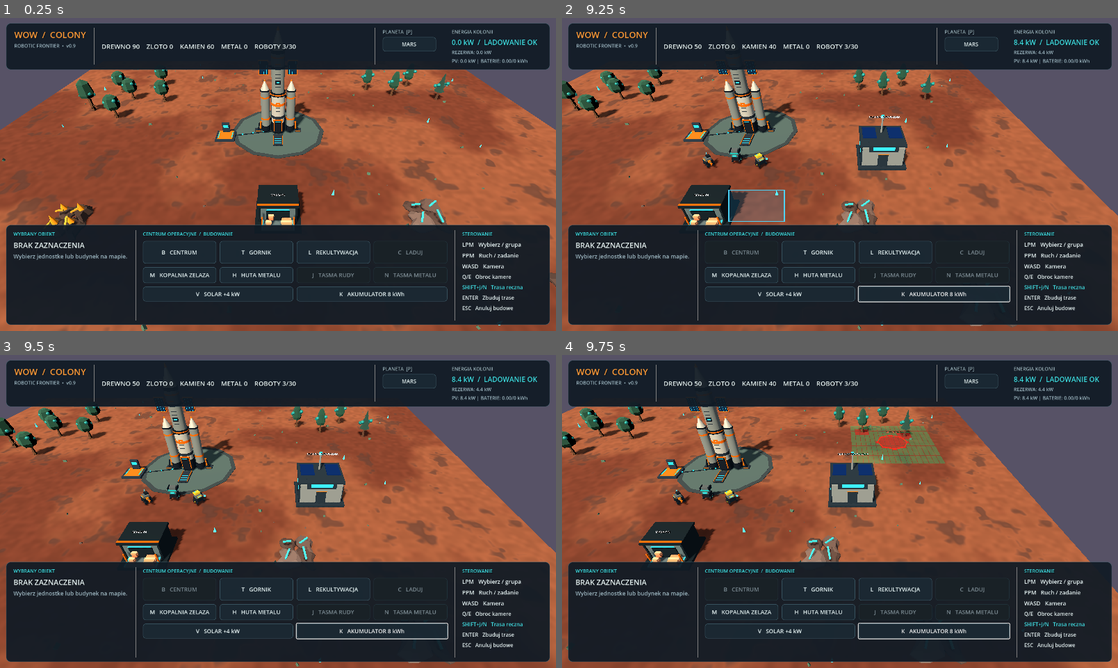
Above: before the commit, frames 1-4 (two rows, left to right).
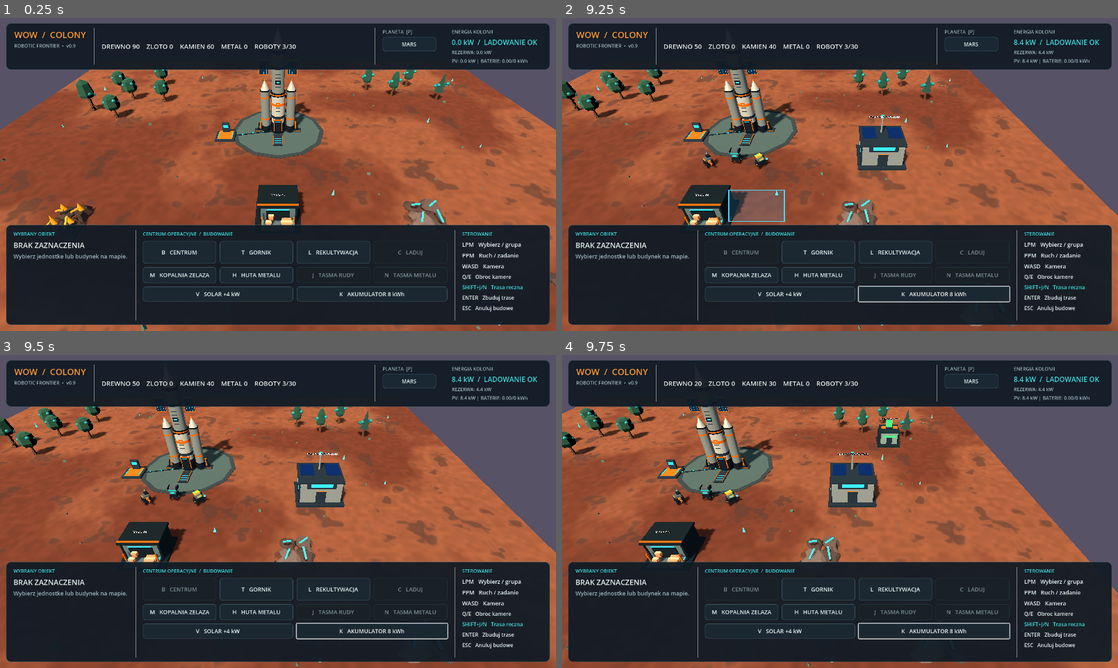
Above: after the commit, the same moments.

Repository: serafin1367/wow
Game: Godot game, scene res://scenes/main.tscn
Two runs of this game, one before a commit and one after it. Both use one fixed random seed, a clock stepped at 60 frames per second and the inputs below.
Inputs (mouse positions are in pixels of both pictures, inside the frame that each line leads up to):
- Up to frame 1 (0.25 s): no input
- Up to frame 2 (9.25 s): click "MARS" at 0.5 s; click "ZIEMIA" at 1.25 s; click "KEPLER" at 2 s; click "B CENTRUM" at 2.75 s; click "T GORNIK" at 3.5 s; click "L REKULTYWACJA" at 4.25 s; click "M KOPALNIA ZELAZA" at 5 s; click "H HUTA METALU" at 5.75 s; click "V SOLAR +4 kW" at 6.5 s; click "K AKUMULATOR 8 kWh" at 7.25 s; tap Enter at 8 s; move the mouse to (962, 158) at 8.02 s; hold D 8.03-8.75 s; tap B at 8.1 s; click (962, 158) at 8.17 s; drag from (728, 190) to (812, 237) at 8.77 s
- Up to frame 3 (9.5 s): no input
- Up to frame 4 (9.75 s): move the mouse to (895, 442) at 9.52 s; hold D from 9.53 s (still down); tap L at 9.6 s; click (895, 442) at 9.67 s

Frames 1-3 are identical in both runs. In frame 4, 1.6% of the frame differs, in the area x 23-69%, y 8-35%.

Commit message:
fix: forbid overlapping structures with one footprint rule for all construction modes

Diff:
--- a/scripts/main.gd
+++ b/scripts/main.gd
@@ -585,13 +585,10 @@
 
 
 func _try_place_mine(screen_position: Vector2) -> void:
-	var hit := _raycast(screen_position, 4)
-	if hit.is_empty() or hit["collider"].name != "IronOreDeposit":
-		_set_status("Kopalnie stawiamy bezposrednio na zlozu ZELAZA (nie zlota).")
-		return
-	var source = hit["collider"]
-	if source.remaining <= 0 or factory_mine != null:
-		_set_status("To zloze nie jest dostepne.")
+	var hit: Dictionary = _build_site_at_mouse(screen_position, "mine")
+	var source = _mine_resource()
+	if hit.is_empty() or source == null or not _can_place_structure_at(hit["site"], "mine"):
+		_set_status("Kopalnia wymaga wolnego zloza ZELAZA bez kolizji z innymi budynkami.")
 		return
 	if not _spend_resources(MINE_COST):
 		mine_build_mode = false
@@ -655,25 +652,7 @@
 
 
 func _is_smelter_site_clear(site: Vector3) -> bool:
-	if absf(site.x) > 42.0 or absf(site.z) > 42.0:
-		return false
-	if not navigation.is_circle_walkable(Vector2(site.x, site.z), SMELTER_RADIUS):
-		return false
-	if _ground_distance(site, DEPOT_POSITION) < SMELTER_RADIUS + DEPOT_BLOCK_RADIUS + 1.0:
-		return false
-	if _ground_distance(site, LANDER_POSITION) < SMELTER_RADIUS + 4.7:
-		return false
-	if _ground_distance(site, CHARGER_POSITION) < SMELTER_RADIUS + 2.4:
-		return false
-	if town_hall != null and _ground_distance(site, town_hall.global_position) < SMELTER_RADIUS + TOWN_HALL_RADIUS + 0.7:
-		return false
-	for building in foresters:
-		if _ground_distance(site, building.global_position) < SMELTER_RADIUS + FORESTER_RADIUS + 0.7:
-			return false
-	for worker in workers:
-		if _ground_distance(site, worker.global_position) < SMELTER_RADIUS + 0.9:
-			return false
-	return true
+	return _can_place_structure_at(site, "smelter")
 
 
 func _connect_power_node(node: Node3D) -> void:
@@ -732,14 +711,8 @@
 
 
 func _is_energy_site_clear(site: Vector3, radius: float) -> bool:
-	if absf(site.x) > 43.0 or absf(site.z) > 43.0:
-		return false
-	if not navigation.is_circle_walkable(Vector2(site.x, site.z), radius):
-		return false
-	for robot in workers:
-		if _ground_distance(site, robot.global_position) < radius + 1.2:
-			return false
-	return true
+	# Parametr radius zachowany dla kompatybilnosci ze starszym API.
+	return _can_place_structure_at(site, energy_build_kind)
 
 
 func _tick_battery_grid(delta: float) -> void:
@@ -1374,10 +1347,11 @@
 
 
 func _toggle_build_mode() -> void:
-	mine_build_mode = false
-	smelter_build_mode = false
-	if forester_build_mode:
-		forester_build_mode = false
+	var was_active: bool = build_mode
+	_cancel_build_modes()
+	if was_active:
+		_set_status("Anulowano budowe centrum.")
+		return
 	if town_hall != null:
 		_set_status("Centrum dowodzenia juz istnieje. Mozesz produkowac roboty.")
 		return
@@ -1417,24 +1391,7 @@
 
 
 func _is_build_site_clear(site: Vector3) -> bool:
-	if absf(site.x) > 42.0 or absf(site.z) > 42.0:
-		return false
-	if _ground_distance(site, DEPOT_POSITION) < TOWN_HALL_RADIUS + 4.0:
-		return false
-	for source in get_tree().get_nodes_in_group("resource_nodes"):
-		if (source.remaining > 0 or source.is_sapling) and _ground_distance(site, source.global_position) < TOWN_HALL_RADIUS + source.clearance_radius + 0.5:
-			return false
-	if _ground_distance(site, LANDER_POSITION) < TOWN_HALL_RADIUS + 4.5:
-		return false
-	if _ground_distance(site, CHARGER_POSITION) < TOWN_HALL_RADIUS + 3.0:
-		return false
-	for worker in workers:
-		if _ground_distance(site, worker.global_position) < TOWN_HALL_RADIUS + 0.5:
-			return false
-	for hut in foresters:
-		if _ground_distance(site, hut.global_position) < TOWN_HALL_RADIUS + FORESTER_RADIUS + 0.7:
-			return false
-	return true
+	return _can_place_structure_at(site, "center")
 
 
 func _ground_distance(a: Vector3, b: Vector3) -> float:
@@ -1442,12 +1399,9 @@
 
 
 func _toggle_forester_mode() -> void:
-	mine_build_mode = false
-	smelter_build_mode = false
-	if build_mode:
-		build_mode = false
-	if forester_build_mode:
-		forester_build_mode = false
+	var was_active: bool = forester_build_mode
+	_cancel_build_modes()
+	if was_active:
 		_set_status("Anulowano budowe lesniczowki.")
 		return
 	if foresters.size() >= MAX_FORESTERS:
@@ -1486,28 +1440,7 @@
 
 
 func _is_forester_site_clear(site: Vector3) -> bool:
-	if absf(site.x) > 42.0 or absf(site.z) > 42.0:
-		return false
-	if not navigation.is_circle_walkable(Vector2(site.x, site.z), FORESTER_RADIUS):
-		return false
-	if _ground_distance(site, DEPOT_POSITION) < FORESTER_RADIUS + DEPOT_BLOCK_RADIUS + 1.0:
-		return false
-	if _ground_distance(site, LANDER_POSITION) < FORESTER_RADIUS + 4.5:
-		return false
-	if _ground_distance(site, CHARGER_POSITION) < FORESTER_RADIUS + 3.0:
-		return false
-	if town_hall != null and _ground_distance(site, town_hall.global_position) < FORESTER_RADIUS + TOWN_HALL_RADIUS + 1.0:
-		return false
-	for hut in foresters:
-		if _ground_distance(site, hut.global_position) < FORESTER_RADIUS * 2.0 + 1.0:
-			return false
-	for source in get_tree().get_nodes_in_group("resource_nodes"):
-		if (source.remaining > 0 or source.is_sapling) and _ground_distance(site, source.global_position) < FORESTER_RADIUS + source.clearance_radius + 1.0:
-			return false
-	for worker in workers:
-		if _ground_distance(site, worker.global_position) < FORESTER_RADIUS + 0.6:
-			return false
-	return true
+	return _can_place_structure_at(site, "forester")
 
 
 func _on_forester_plant_request(hut) -> void:
